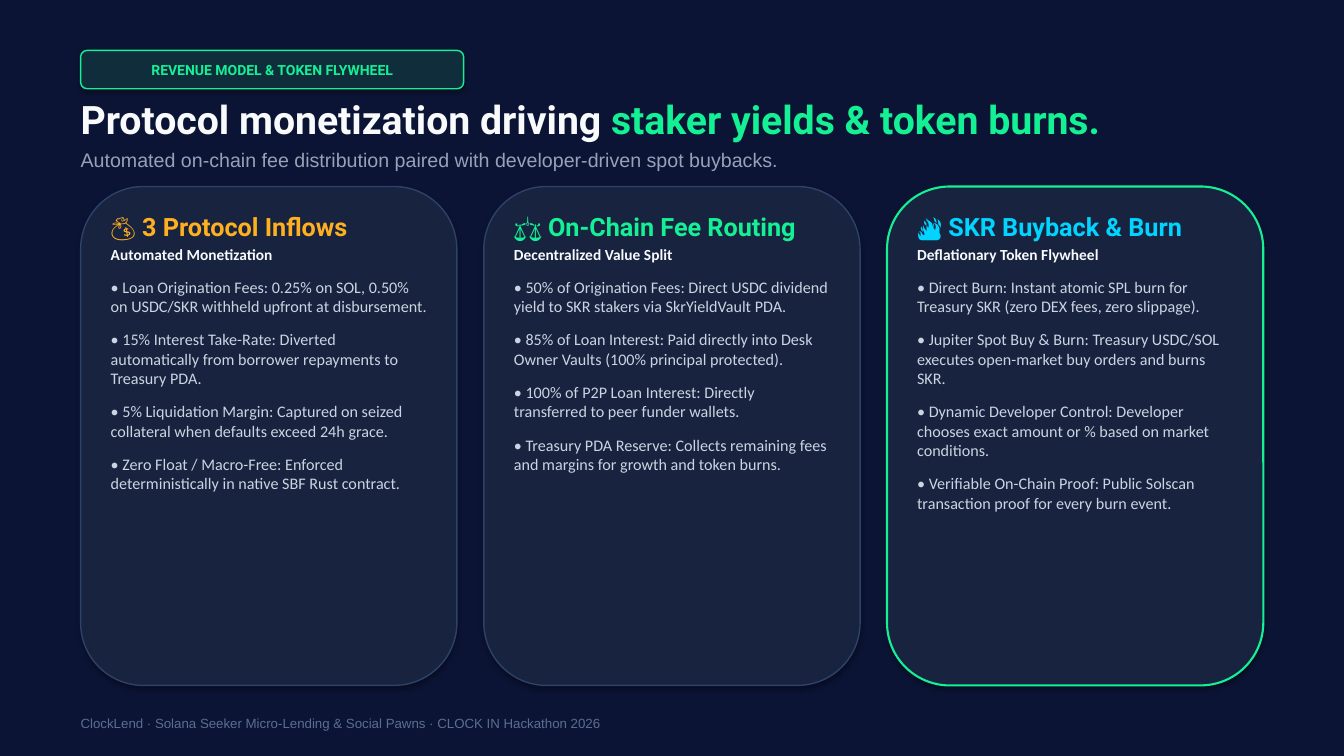
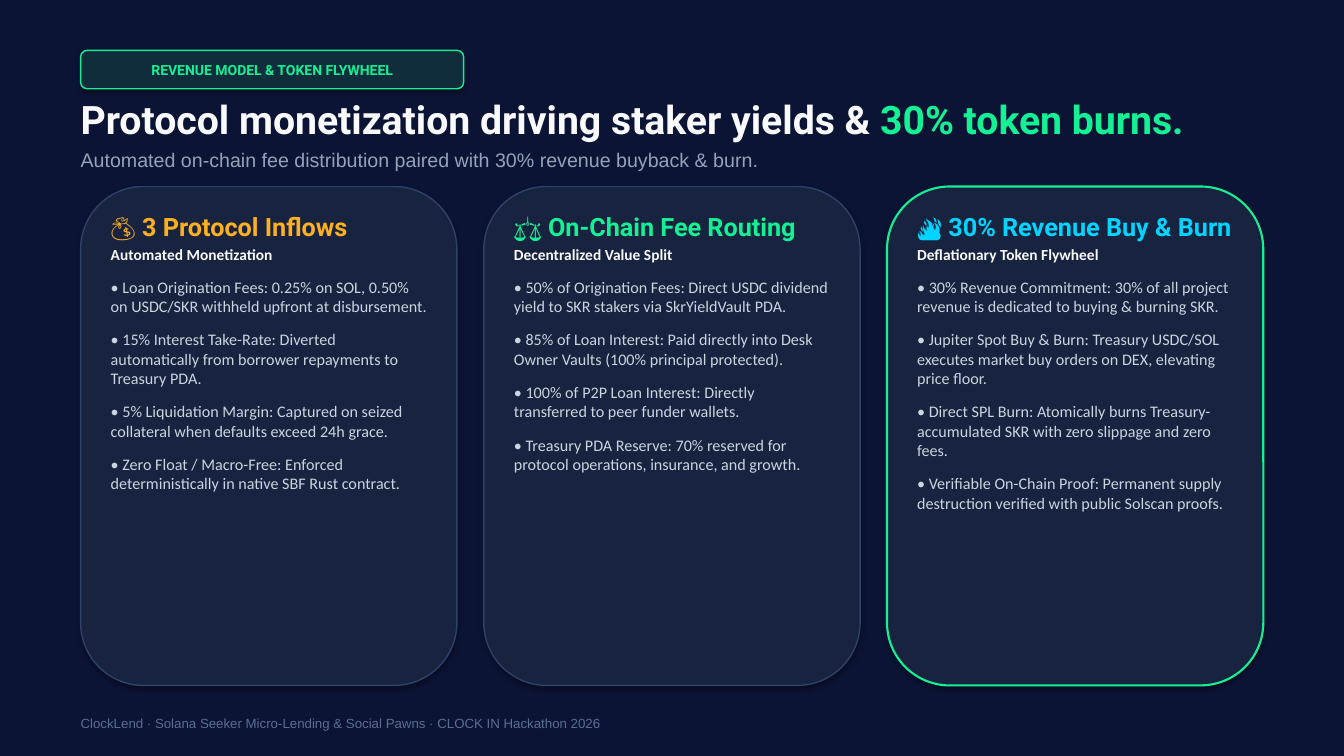
Before and after one commit to luckysitara/ClockLend, a slide deck: slide 9 of docs/ClockLend_Pitch_Deck.pptx. Drawn at 1344x756 pixels with LibreOffice and Linux fonts; fonts in the diff are those of the drawing. Boxes give left, top, right and bottom in pixels: in the first picture for what was removed or moved away, otherwise in the second. Text is boxed around its words. In the diff, an @@ line names an element or a change of style, - is before the commit and + after.

Commit message:
docs: formalize 30% protocol revenue commitment for SKR buyback & burn across all documentation and slide decks

```diff
--- a/docs/ClockLend_Pitch_Deck.pptx
+++ b/docs/ClockLend_Pitch_Deck.pptx
@@ text at box(81, 104, 1184, 171): text changed @@
-Protocol monetization driving staker yields & token burns.
-Automated on-chain fee distribution paired with developer-driven spot buybacks.
+Protocol monetization driving staker yields & 30% token burns.
+Automated on-chain fee distribution paired with 30% revenue buyback & burn.
@@ text at box(948, 218, 1231, 242): text changed @@
-🔥 SKR Buyback & Burn
+🔥 30% Revenue Buy & Burn
@@ text at box(917, 282, 1228, 512): text changed @@
-• Direct Burn: Instant atomic SPL burn for Treasury SKR (zero DEX fees, zero slippage).
-• Jupiter Spot Buy & Burn: Treasury USDC/SOL executes open-market buy orders and burns SKR.
-• Dynamic Developer Control: Developer chooses exact amount or % based on market conditions.
-• Verifiable On-Chain Proof: Public Solscan transaction proof for every burn event.
+• 30% Revenue Commitment: 30% of all project revenue is dedicated to buying & burning SKR.
+• Jupiter Spot Buy & Burn: Treasury USDC/SOL executes market buy orders on DEX, elevating price floor.
+• Direct SPL Burn: Atomically burns Treasury-accumulated SKR with zero slippage and zero fees.
+• Verifiable On-Chain Proof: Permanent supply destruction verified with public Solscan proofs.
@@ text at box(514, 440, 800, 473): text changed @@
-• Treasury PDA Reserve: Collects remaining fees and margins for growth and token burns.
+• Treasury PDA Reserve: 70% reserved for protocol operations, insurance, and growth.
```
Also in this commit, not shown: 4 other files.
